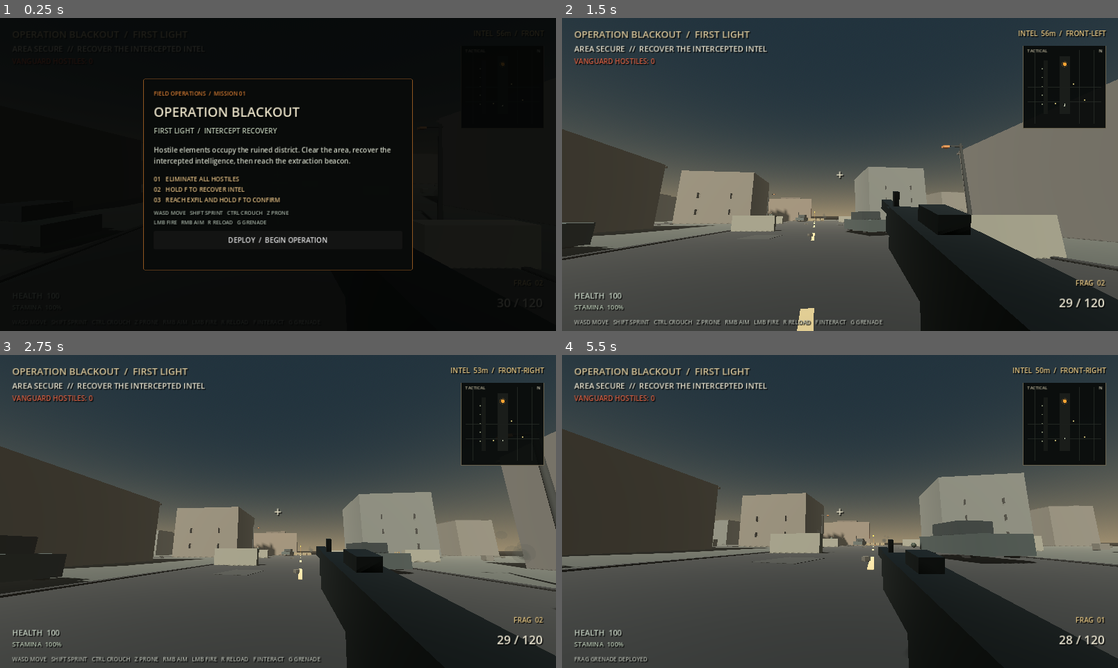
Above: before the commit, frames 1-4 (two rows, left to right).
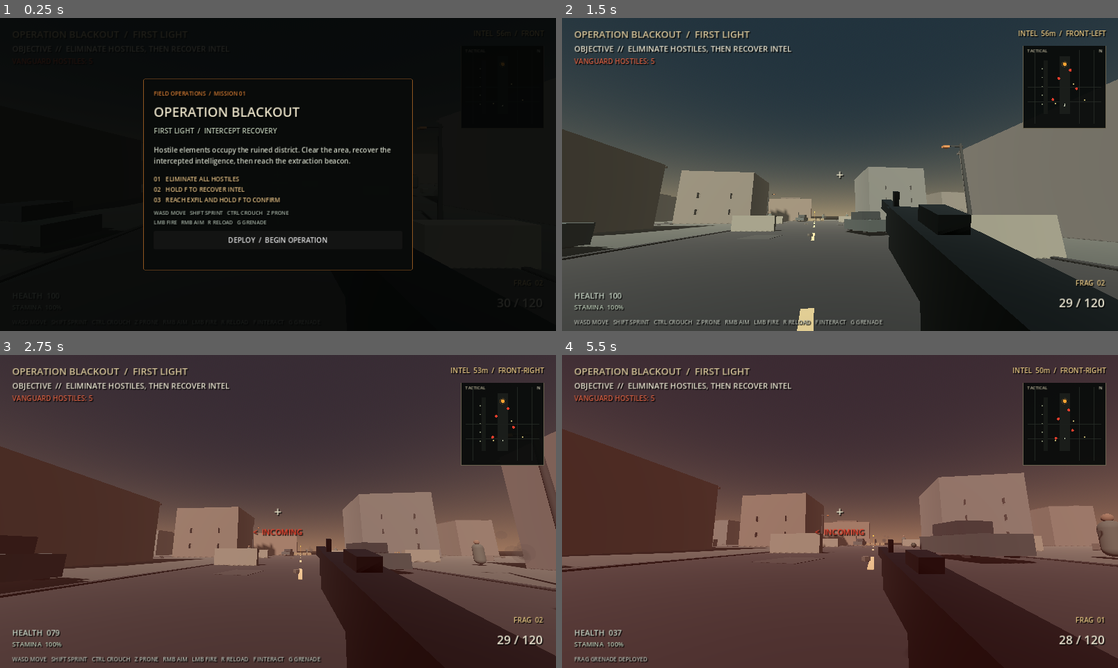
Above: after the commit, the same moments.

Repository: Liladizilla/operation-blackout
Game: Godot game, scene res://scenes/main.tscn
The game is run twice, just before and just after one commit, with the same random seed, the same clock (stepped at 60 frames per second) and the same inputs.
Inputs (mouse positions are in pixels of both pictures, inside the frame that each line leads up to):
- Up to frame 1 (0.25 s): no input
- Up to frame 2 (1.5 s): click "DEPLOY / BEGIN OPERATION" at 0.5 s; tap Enter at 1.25 s; move the mouse to (867, 174) at 1.27 s; hold W (move_forward) from 1.28 s (still down); tap Ctrl (crouch) at 1.35 s; click (867, 174) at 1.42 s
- Up to frame 3 (2.75 s): keep holding W (move_forward); tap Space (jump) at 1.52, 2.27 s; move the mouse to (250, 511) at 2.02 s; tap F (interact) at 2.1 s
- Up to frame 4 (5.5 s): keep holding W (move_forward); move the mouse to (851, 505) at 2.77 s; tap Z (prone) at 2.85 s; move the mouse to (834, 517) at 3.52 s; tap Shift (sprint) at 3.6 s; click (834, 517) at 3.67 s; tap Space (jump) at 3.77, 4.52, 5.27 s; move the mouse to (878, 514) at 4.27 s; tap G (throw_grenade) at 4.35 s; move the mouse to (795, 508) at 5.02 s; tap Enter at 5.1 s

The runs differ from the first frame. In frame 1, less than 0.1% of the frame differs, in the area x 28-29%, y 9-11%; in frame 2, 0.6%; in frame 3, 4.1%; in frame 4, 29%, in the area x 0-100%, y 0-100%.
Error before the commit: Invalid call. Nonexistent function 'set_difficulty' in base 'CharacterBody3D (enemy.gd)'. (res://scripts/main.gd:395)

Commit message:
Balance hostile awareness and firing by difficulty

Diff:
--- a/scripts/enemy.gd
+++ b/scripts/enemy.gd
@@ -1,6 +1,11 @@
 extends CharacterBody3D
 
 var health := 100.0
+var shot_damage := 7.0
+var detection_range := 30.0
+var fire_interval_min := 0.65
+var fire_interval_max := 1.25
+var difficulty := "STANDARD"
 var player: Node3D
 var state := "SEARCH"
 var think_timer := 0.0
@@ -125,6 +130,28 @@
     add_child(enemy_fire_audio)
     add_to_group("enemies")
     _initialize_patrol()
+    set_difficulty(difficulty)
+
+func set_difficulty(value: String) -> void:
+    difficulty = value.strip_edges().to_upper()
+    match difficulty:
+        "RECRUIT":
+            shot_damage = 4.0
+            detection_range = 25.0
+            fire_interval_min = 1.0
+            fire_interval_max = 1.7
+        "VETERAN":
+            shot_damage = 10.0
+            detection_range = 34.0
+            fire_interval_min = 0.45
+            fire_interval_max = 0.9
+        _:
+            difficulty = "STANDARD"
+            shot_damage = 7.0
+            detection_range = 30.0
+            fire_interval_min = 0.65
+            fire_interval_max = 1.25
+    fire_timer = fire_interval_max
 
 func _physics_process(delta: float) -> void:
     if get_tree().paused:
@@ -153,7 +180,7 @@
         var query := PhysicsRayQueryParameters3D.create(global_position + Vector3.UP * 1.2, player.global_position + Vector3.UP * 1.3)
         query.exclude = [get_rid()]
         var sight := get_world_3d().direct_space_state.intersect_ray(query)
-        var sees_player: bool = distance < 30.0 and (sight.is_empty() or sight.get("collider") == player)
+        var sees_player: bool = distance < detection_range and (sight.is_empty() or sight.get("collider") == player)
         var grenade_threat := _nearest_grenade_threat()
         if is_instance_valid(grenade_threat):
             if state != "REPOSITION" or cover_timer <= 0.0:
@@ -196,8 +223,8 @@
         else:
             target_dir = Vector3(-to_player.z,0,to_player.x).normalized() * strafe_sign * 0.42
         look_at(Vector3(player.global_position.x, global_position.y, player.global_position.z), Vector3.UP)
-        if distance_to_player < 25 and fire_timer <= 0:
-            fire_timer = randf_range(0.65,1.25)
+        if distance_to_player < maxf(10.0, detection_range - 5.0) and fire_timer <= 0:
+            fire_timer = randf_range(fire_interval_min, fire_interval_max)
             _try_shoot_player()
     elif state == "REPOSITION":
         var to_cover := cover_goal - global_position
@@ -458,7 +485,7 @@
     var hit := get_world_3d().direct_space_state.intersect_ray(query)
     if not hit.is_empty() and hit.get("collider") == player:
         if player.has_method("apply_damage"):
-            player.apply_damage(7.0, global_position)
+            player.apply_damage(shot_damage, global_position)
 
 func _show_muzzle_flash() -> void:
     enemy_muzzle_flash.visible = true
